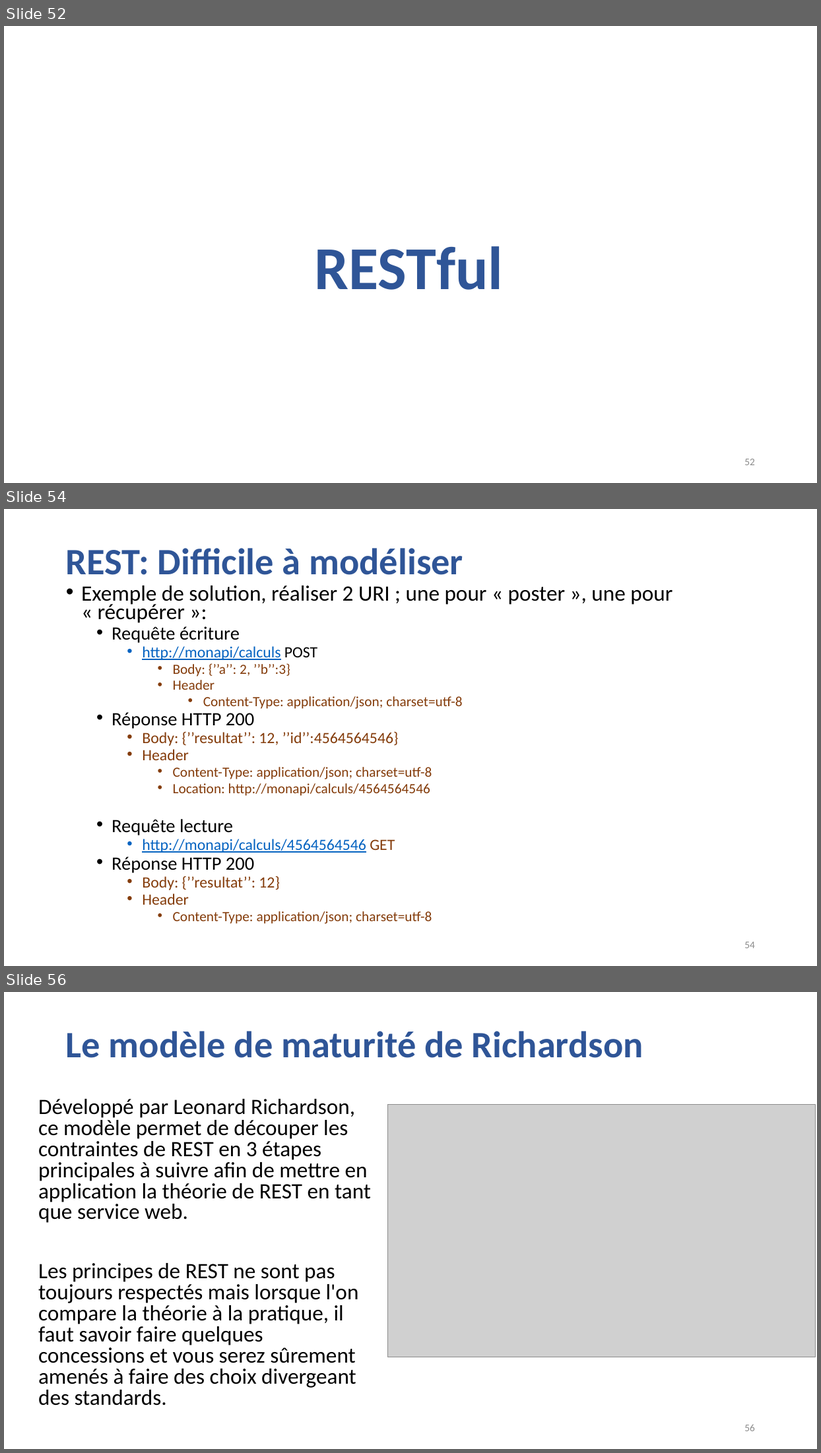
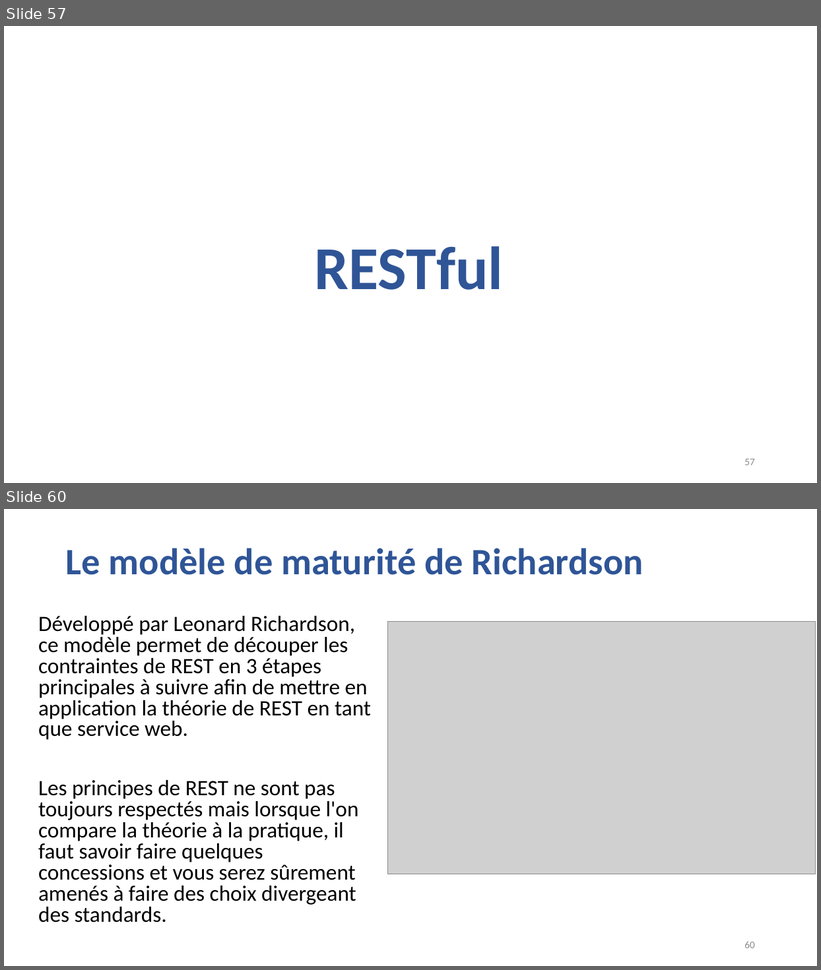
Before and after one commit to guillaumechervet/course.rest, a slide deck: documentations/3 - Web Services partie REST.pptx. Shown one above the other, each under a label of ours: slides 52, 54 and 56 before the commit, slides 57 and 60 after it; the slides between them are not shown. The pictures are 821x1453 and 821x970 pixels, drawn with LibreOffice and Linux fonts; fonts in the diff are those of the drawing; grey boxes stand for pictures. Boxes give left, top, right and bottom in pixels: in the first picture for what was removed or moved away, otherwise in the second. Text is boxed around its words. In the diff, an @@ line names an element or a change of style, - is before the commit and + after.

Commit message:
doc(rest) update for bbl

```diff
--- a/documentations/3 - Web Services partie REST.pptx
+++ b/documentations/3 - Web Services partie REST.pptx
@@ slide 54 removed at [4, 509, 817, 966], background #FFFFFF @@
@@ title removed at [66, 548, 463, 575] @@
-REST: Difficile à modéliser
@@ text removed at [81, 586, 673, 924] @@
-• Exemple de solution, réaliser 2 URI ; une pour « poster », une pour « récupérer »:
-  • Requête écriture
-    • http://monapi/calculs POST
-      • Body: {’’a’’: 2, ’’b’’:3}
-      • Header
-        • Content-Type: application/json; charset=utf-8
-  • Réponse HTTP 200
-    • Body: {’’resultat’’: 12, ’’id’’:4564564546}
-    • Header
-      • Content-Type: application/json; charset=utf-8
-      • Location: http://monapi/calculs/4564564546
-  • Requête lecture
-    • http://monapi/calculs/4564564546 GET
-  • Réponse HTTP 200
-    • Body: {’’resultat’’: 12}
-    • Header
-      • Content-Type: application/json; charset=utf-8
@@ page number removed at [745, 942, 755, 949] @@
-54
@@ what was slide 52 is now slide 57 @@
@@ page number at [745, 459, 755, 466]: text changed @@
-52
+57
@@ what was slide 56 is now slide 60 @@
@@ page number at [745, 941, 755, 949]: text changed @@
-56
+60
```
Also in this commit, not shown: 8 slides changed, 8 slides added, 1 other slide removed.
